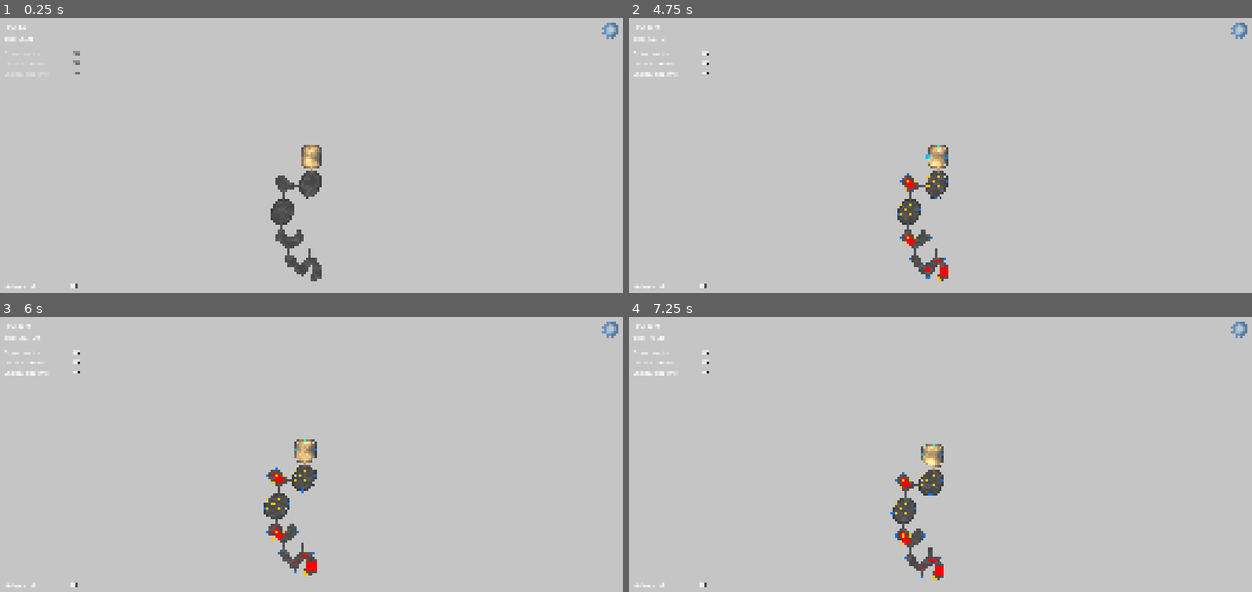
Above: before the commit, frames 1-4 (two rows, left to right).
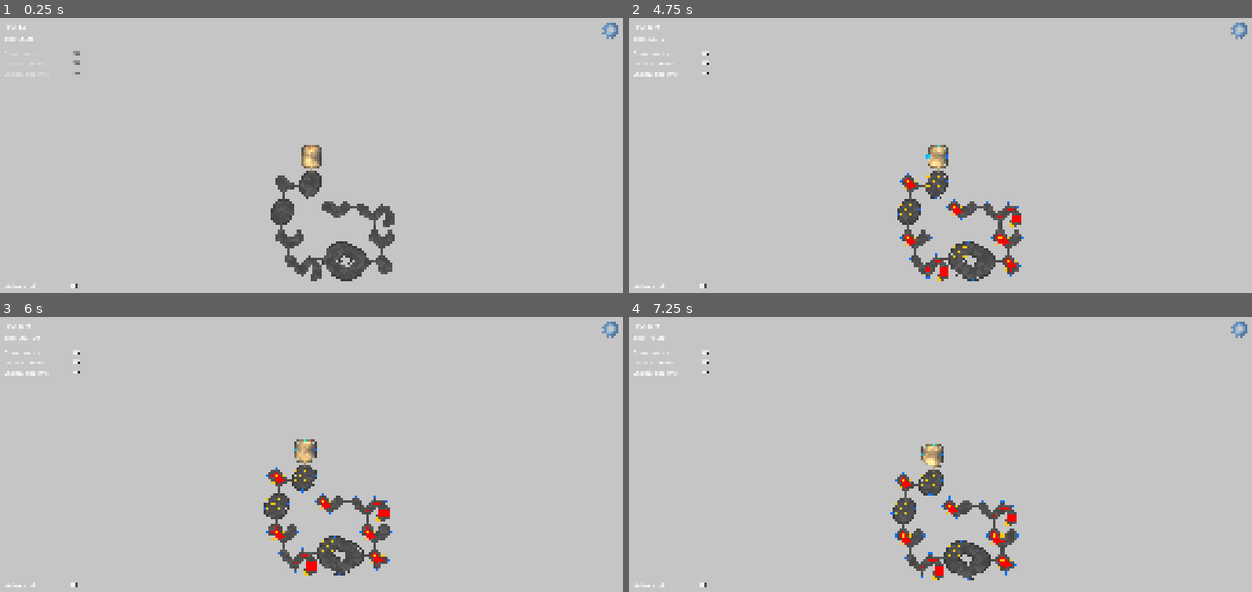
Above: after the commit, the same moments.

Repository: GrayHound85/scrap-raider
Game: Godot game, scene res://dungeon/dungeon_2.0.tscn
The game is run twice, just before and just after one commit, with the same random seed, the same clock (stepped at 60 frames per second) and the same inputs.
Inputs (mouse positions are in pixels of both pictures, inside the frame that each line leads up to):
- Up to frame 1 (0.25 s): no input
- Up to frame 2 (4.75 s): click (1239, 29) at 0.5 s; click "Door points" at 1.25 s; click "Loots spawns" at 2 s; click "Enemy spawns" at 2.75 s; click "Advanced" at 3.5 s; tap Enter at 4.25 s; move the mouse to (1077, 141) at 4.27 s; hold Right (right) from 4.28 s (still down)
- Up to frame 3 (6 s): move the mouse to (186, 471) at 5.02 s; release Right (right) at 5.03 s; hold Down (down) 5.03-5.78 s; move the mouse to (373, 394) at 5.77 s; hold Right (right) from 5.78 s (still down)
- Up to frame 4 (7.25 s): move the mouse to (909, 512) at 6.52 s; release Right (right) at 6.53 s; hold Up (up) from 6.53 s (still down)

The runs differ from the first frame. In frame 1, 1.6% of the frame differs, in the area x 49-64%, y 66-96%; in frame 2, 1.7%; in frame 3, 1.7%; in frame 4, 1.7%, in the area x 47-63%, y 64-96%.

Commit message:
seemingly working dungeon with no overlap - need to do more testing

Diff:
--- a/NPA_game/dungeon/scripts/dungeon_2.0.gd
+++ b/NPA_game/dungeon/scripts/dungeon_2.0.gd
@@ -9,7 +9,7 @@
 @onready var corridors_container: Node2D = $Corridors
 
 enum gen {
-	MAX_ROOMS = 6,
+	MAX_ROOMS = 20,
 	CORRIDOR_LENGTH = 3
 }
 
@@ -17,17 +17,112 @@
 
 
 func _ready() -> void:
+	var current_room: Room = start_room
+	if rooms.is_empty() or corridors.is_empty():
+		print("Rooms and/or corridors don't exist")
+		return
+
+	mark_room_as_occupied(current_room)
+
+	# --- INITIAL DOOR FROM START ROOM ---
+	var door_local_dict = current_room.get_random_valid_door()
+	var door_local = door_local_dict.keys()[0]
+	if door_local == Vector2i(-9999, -9999):
+		print("Start room has no valid doors!")
+		return
+	var door_dir = door_local_dict.values()[0]
+
+	var door_world := {}
+	var door_world_pos: Vector2i = local_to_world_tile(current_room, door_local)
+	door_world[door_world_pos] = door_dir
+
+	var corridor_scene = corridors.pick_random()
+
+	for i in range(gen.MAX_ROOMS):
+		var valid_room_found = false
+		var attempts := 0
+
+		while not valid_room_found and attempts < 10:
+			attempts += 1
+
+			# CORRIDOR START AND END (fix: end is one tile PAST the corridor)
+			var start_tile: Vector2i = door_world.keys()[0]
+			var dir: Vector2i = door_world[start_tile]
+			var corridor_end_world: Vector2i = start_tile + dir * (gen.CORRIDOR_LENGTH)
+
+			# INSTANTIATE CANDIDATE ROOM
+			var room = rooms.pick_random().instantiate()
+			rooms_container.add_child(room)
+
+			var connection_door: Dictionary = room.get_connecting_door(dir)
+			var room_door_local: Vector2i = connection_door.keys()[0]
+			if room_door_local == Vector2i(-9999, -9999):
+				room.queue_free()
+				if attempts == 9:
+					var new_local = current_room.get_random_valid_door()
+					var new_key = new_local.keys()[0]
+					if new_key == Vector2i(-9999, -9999):
+						print("No doors left in current room, stopping generation.")
+						return
+					var new_world_pos = local_to_world_tile(current_room, new_key)
+					door_world.clear()
+					door_world[new_world_pos] = new_local.values()[0]
+				continue
+
+			# POSITION ROOM SO DOORS TOUCH (no gaps)
+			room.position = Vector2(corridor_end_world - room_door_local - dir) * tile_size
+
+			if room_overlap(room):
+				room.queue_free()
+				if attempts == 9:
+					var new_local = current_room.get_random_valid_door()
+					var new_key = new_local.keys()[0]
+					if new_key == Vector2i(-9999, -9999):
+						print("No doors left in current room, stopping generation.")
+						return
+					var new_world_pos = local_to_world_tile(current_room, new_key)
+					door_world.clear()
+					door_world[new_world_pos] = new_local.values()[0]
+					attempts = 0
+				continue
+
+			# SUCCESSFUL PLACEMENT
+			mark_room_as_occupied(room)
+			build_corridor(door_world, corridor_scene)
+			current_room = room
+			valid_room_found = true
+
+			# NEXT DOOR
+			var next_local = current_room.get_random_valid_door()
+			var next_local_key = next_local.keys()[0]
+			if next_local_key == Vector2i(-9999, -9999):
+				print("No valid door in newly placed room — stopping generation.")
+				return
+			var next_world_pos = local_to_world_tile(current_room, next_local_key)
+			door_world.clear()
+			door_world[next_world_pos] = next_local.values()[0]
+
+		if not valid_room_found:
+			print("Could not place a room for this step — stopping generation.")
+			return
+
+
+"""
+func _ready() -> void:
+	var current_room: Room = start_room
 	if rooms and corridors:
 		var door = start_room.get_random_valid_door()
 		var corridor = corridors.pick_random()
 		var corridor_dir = door.values()[0]
+		mark_room_as_occupied(current_room)
 
 		for i in range(gen.MAX_ROOMS):
 			var valid_room_found = false
 			var attempts := 0
 			while not valid_room_found and attempts < 10:
 				attempts += 1
-				var offset = build_corridor(door, corridor)
+				var offset = build_test_corridor(door)
+
 				var room = rooms.pick_random().instantiate()
 				rooms_container.add_child(room)
 
@@ -38,10 +133,25 @@
 				if room_overlap(room):
 					room.queue_free()
 					print("Rooms overlap... trying again")
+					if attempts == 9:
+						print("No valid room fits. Trying another door from the current connected room.")
+						var new_door = current_room.get_random_valid_door()
+
+						if new_door.keys()[0] == Vector2i(-9999, -9999):
+							print("No doors left in current room, stopping generation.")
+							break
+
+						door = new_door
+						corridor_dir = door.values()[0]
+						attempts = 0
+						continue
 					continue
-				else:
-					mark_room_as_occupied(room)
-					valid_room_found = true
+
+				# Successfull room found
+				mark_room_as_occupied(room)
+				valid_room_found = true
+				build_corridor(door, corridor)
+				current_room = room
 
 				door = room.get_random_valid_door()
 				#print("Next door pos local = " + str(door.keys()[0]))
@@ -52,11 +162,11 @@
 
 	else:
 		print("Rooms and or corridors don't exist")
-
+"""
 
 @warning_ignore("unused_parameter")
-func build_corridor(door1: Dictionary, corridor, door2: Dictionary = {Vector2i(-9999, -9999): Vector2i(0, 0)}) -> Vector2:
-	var offset: Vector2
+func build_corridor(door1: Dictionary, corridor, door2: Dictionary = {Vector2i(-9999, -9999): Vector2i(0, 0)}) -> void:
+	#var offset: Vector2
 	var d1_point = door1.keys()[0]
 	var d1_direction = door1.values()[0]
 	#print(d1_point)
@@ -67,14 +177,14 @@
 		c.position = Vector2(corridor_pos) * tile_size
 		corridors_container.add_child(c)
 
-	var corridor_end = d1_point + d1_direction * (gen.CORRIDOR_LENGTH - 1)
-	offset = corridor_end
-	print("offset = " + str(offset))
-	return offset
+	#var corridor_end = d1_point + d1_direction * (gen.CORRIDOR_LENGTH - 1)
+	#offset = corridor_end
+	#print("offset = " + str(offset))
+	#return offset
 
 
 func room_overlap(room: Room) -> bool:
-	for cell in room.floor.get_used_cells():
+	for cell in room.floor.get_used_cells() + room.walls.get_used_cells():
 		var world_pos: Vector2i = local_to_world_tile(room, cell)
 		if occupied_tiles.has(world_pos):
 			return true
@@ -100,4 +210,5 @@
 	var d1_point = door1.keys()[0]
 	var d1_direction = door1.values()[0]
 	var corridor_end = d1_point + d1_direction * (gen.CORRIDOR_LENGTH - 1)
-	return corridor_end
+	var offset = Vector2(corridor_end)
+	return offset
